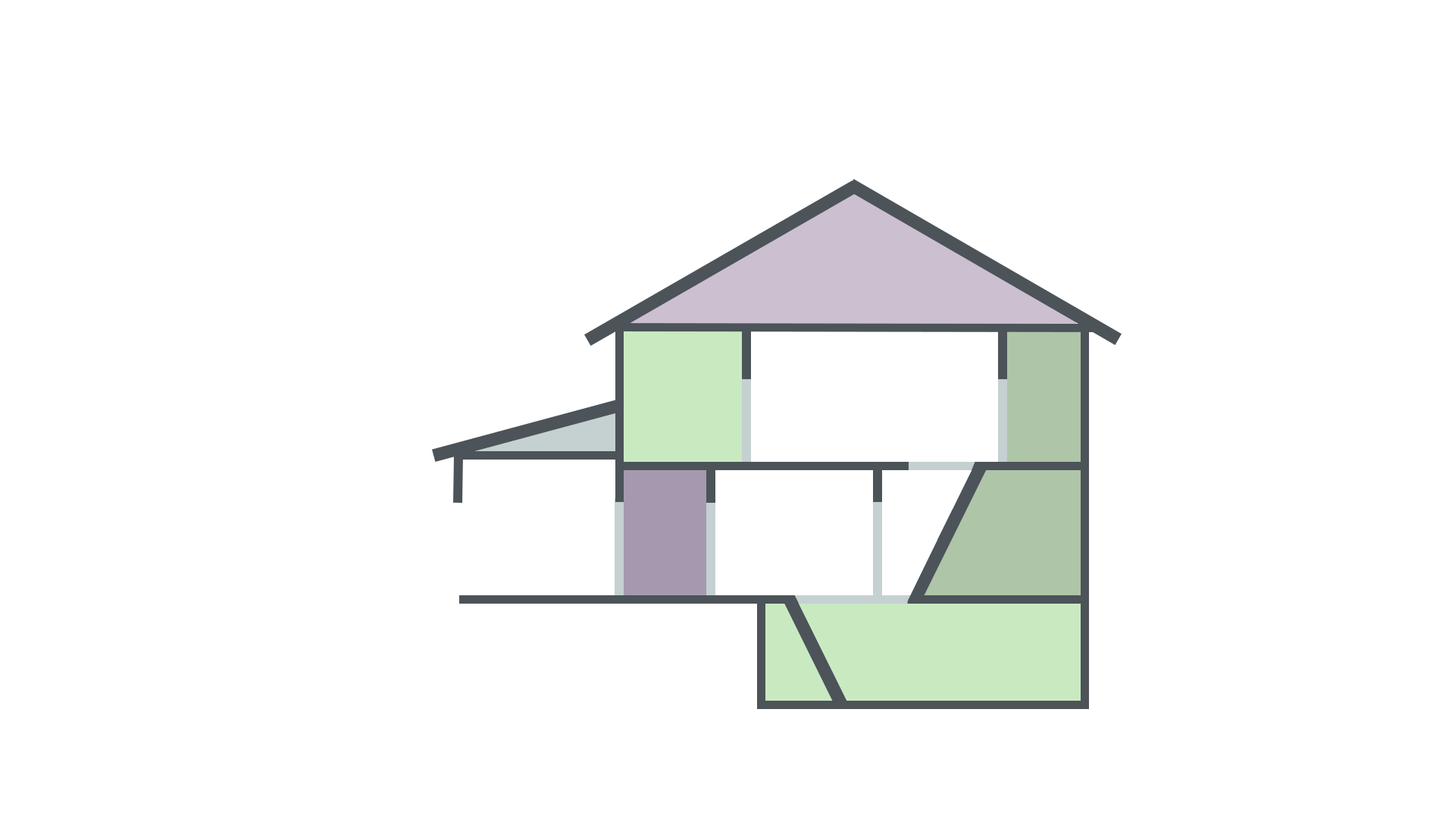
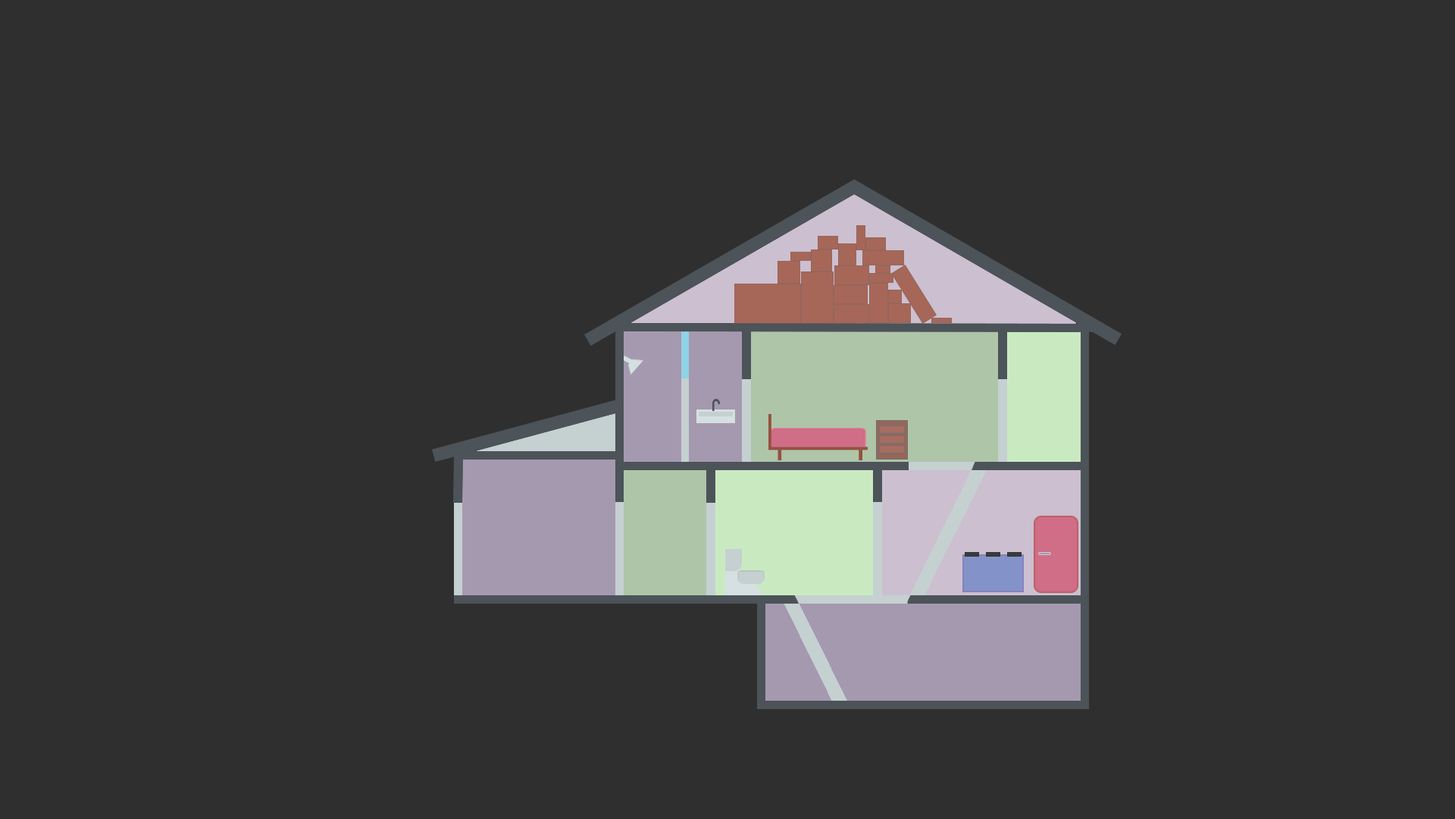
Two versions of the same layered image (1455 × 819). Layer-by-layer changes:
added group "Walls" with 2 layers above "Boxes" over left=432, top=178, right=1122, bottom=709
renamed "Shape 1" to "FG Walls", moved it into group "Walls", painted on it, unmasked it over left=432, top=178, right=1122, bottom=709
removed layer "Walls" over left=432, top=178, right=1122, bottom=709
renamed "BG Architecture" to "BG Walls", moved it into group "Walls", painted on it over left=454, top=371, right=1016, bottom=701
added group "Boxes" with 20 layers above "Shower" over left=734, top=225, right=953, bottom=324
added layer "Rectangle 13" in group "Boxes" over left=891, top=264, right=937, bottom=324
added layer "Rectangle 3" in group "Boxes" over left=801, top=271, right=834, bottom=324
added layer "Rectangle 2" in group "Boxes" over left=734, top=283, right=802, bottom=324
added group "Shower" with 2 layers above "Sink" over left=623, top=331, right=690, bottom=462
added layer "Shower Door" in group "Shower" over left=681, top=331, right=690, bottom=462
added group "Bed" with 2 layers above "End Table" over left=768, top=413, right=868, bottom=461
added layer "Bed Frame" in group "Bed" over left=768, top=413, right=868, bottom=461
added layer "Mattress" in group "Bed" over left=770, top=427, right=867, bottom=448
added group "End Table" with 4 layers above "Toilet" over left=876, top=419, right=909, bottom=460
added layer "Rectangle 22" in group "End Table" over left=876, top=419, right=909, bottom=460
added group "Toilet" with 3 layers above "Stove" over left=725, top=548, right=765, bottom=596
added layer "Stove" above "Fridge" over left=962, top=551, right=1025, bottom=592
added layer "Fridge" above "Room BGs" over left=1033, top=515, right=1079, bottom=593
painted on "Room BGs" over left=462, top=330, right=1081, bottom=702
added layer "Layer 2" over left=0, top=0, right=1455, bottom=819
…and 25 more changes (25 added)
